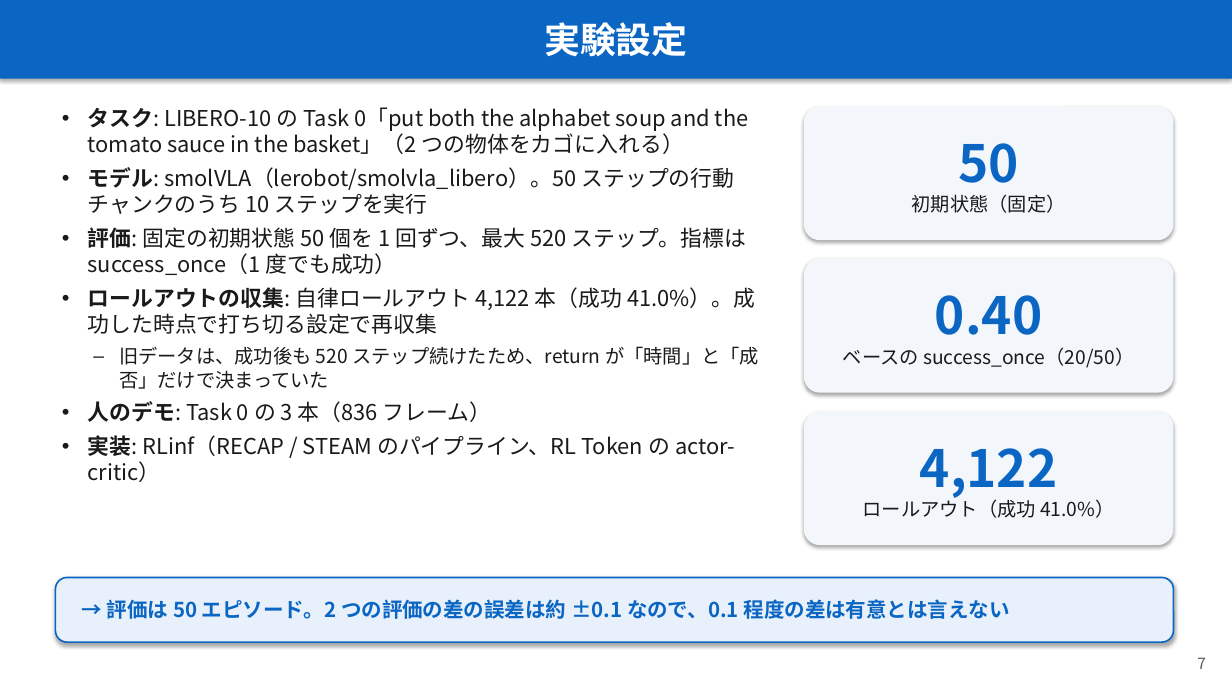
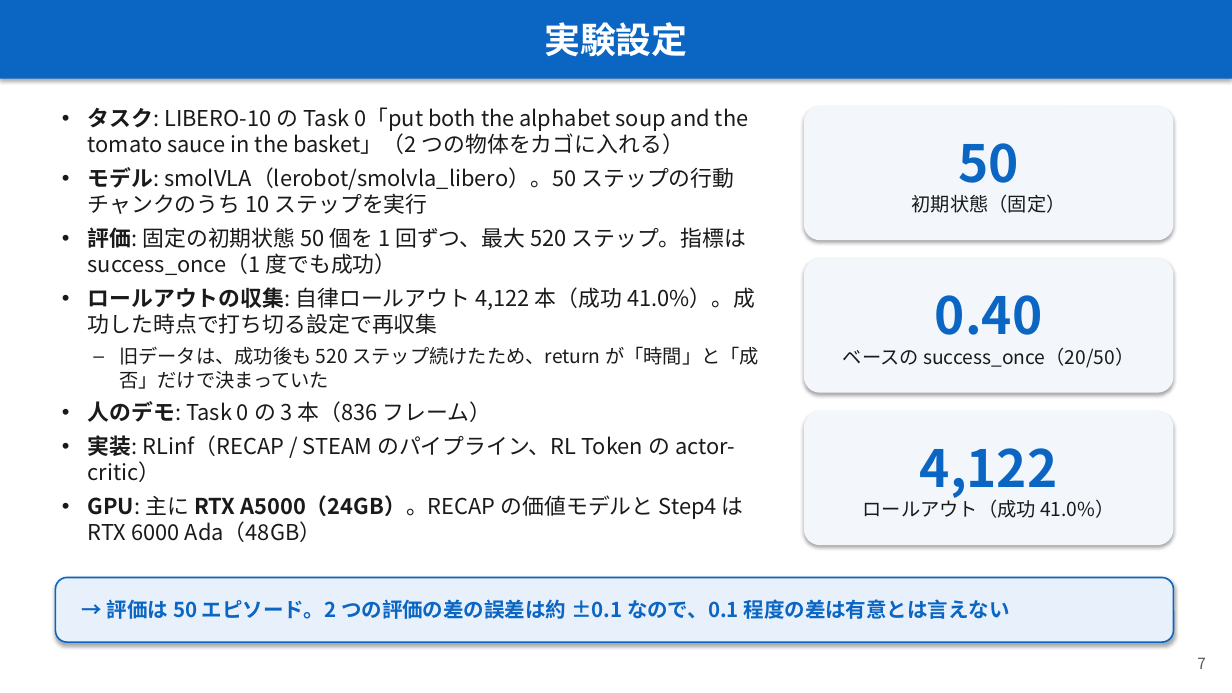
Before and after one commit to Junhand/libero_RL, a slide deck: slide 7 of docs/RECAP_STEAM_RLToken.pptx. Drawn at 1232x693 pixels with LibreOffice and Linux fonts; fonts in the diff are those of the drawing. Boxes give left, top, right and bottom in pixels: in the first picture for what was removed or moved away, otherwise in the second. Text is boxed around its words. In the diff, an @@ line names an element or a change of style, - is before the commit and + after.

```diff
--- a/docs/RECAP_STEAM_RLToken.pptx
+++ b/docs/RECAP_STEAM_RLToken.pptx
@@ text at [88, 495, 744, 542]: paragraph added @@
+• GPU: 主に RTX A5000（24GB）。RECAP の価値モデルと Step4 は RTX 6000 Ada（48GB）
```
Also in this commit, not shown: 4 other slides changed, 1 other file.
